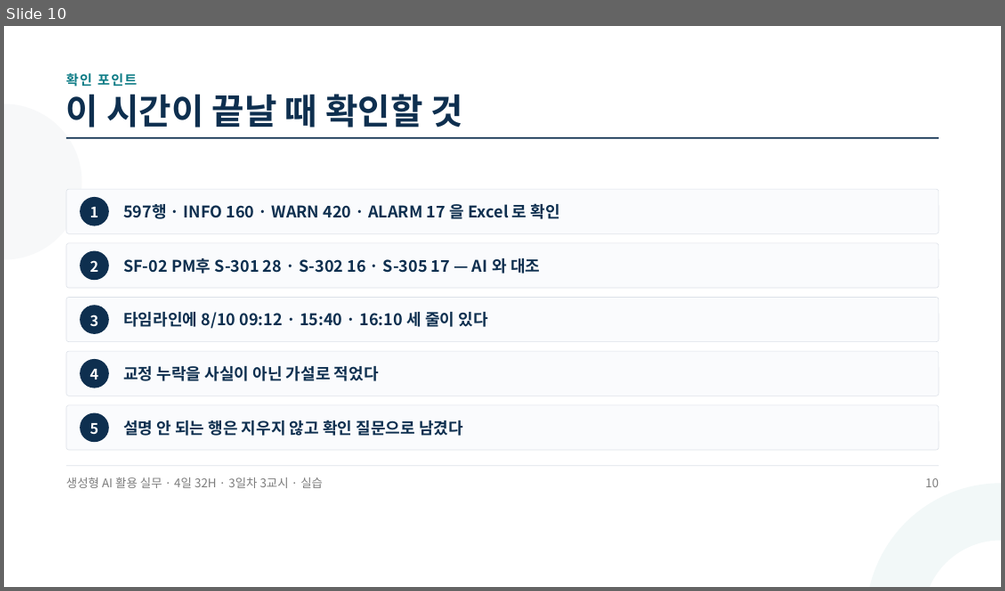
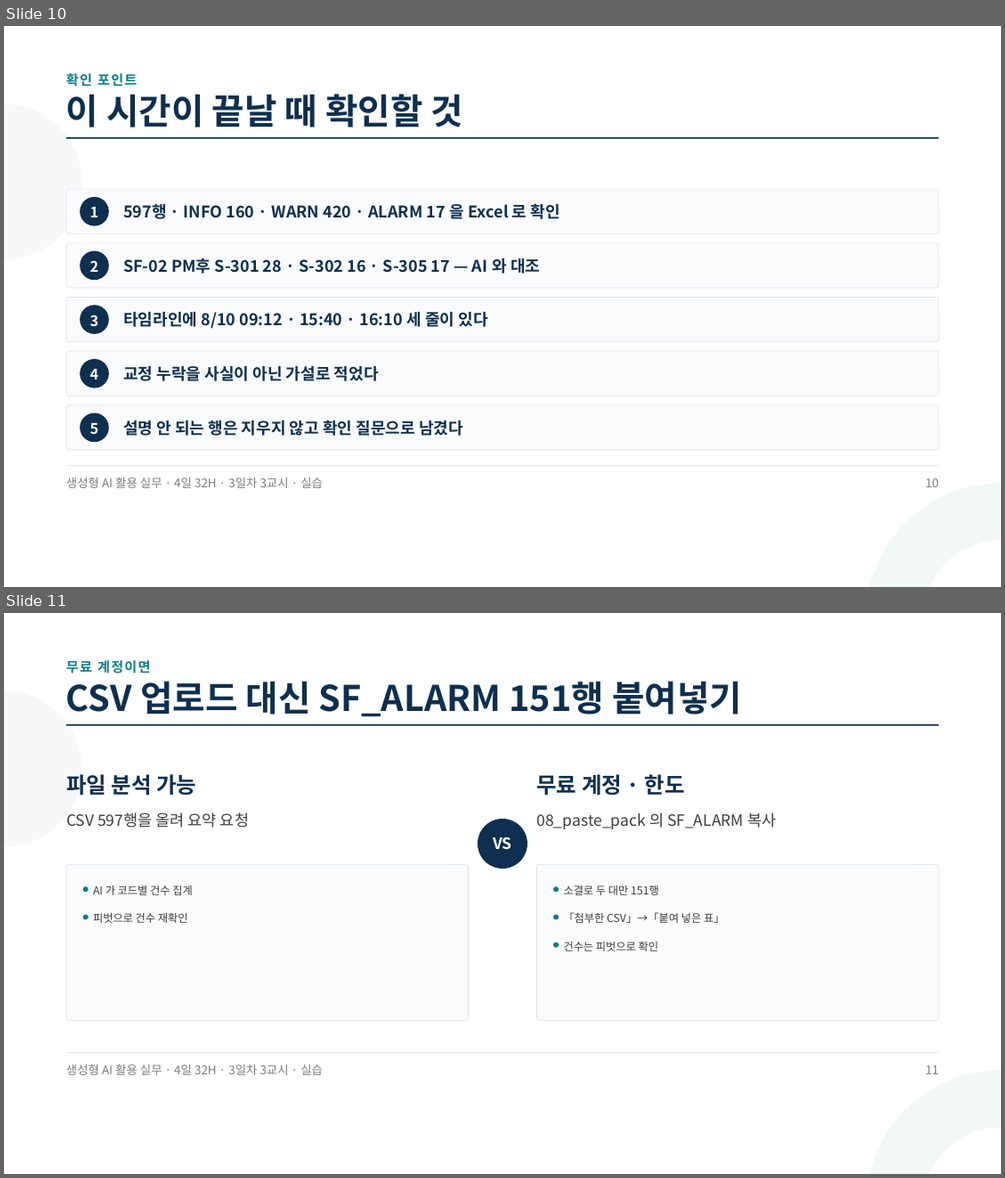
Before and after one commit to aebonlee/materials, a slide deck: knf/decks/d3p3.pptx. Shown one above the other, each under a label of ours: slide 10 before the commit, slides 10 and 11 after it. The pictures are 1005x591 and 1005x1178 pixels, drawn with LibreOffice and Linux fonts; fonts in the diff are those of the drawing. Boxes give left, top, right and bottom in pixels: in the first picture for what was removed or moved away, otherwise in the second. Text is boxed around its words. In the diff, an @@ line names an element or a change of style, - is before the commit and + after.

```diff
--- a/knf/decks/d3p3.pptx
+++ b/knf/decks/d3p3.pptx
@@ slide 11 added at (4, 613, 1001, 1174), background #FFFFFF @@
@@ text added at (66, 660, 151, 674), 19.5 pt, text #0E7C86, bold @@
+무료 계정이면
@@ ellipse added at (4, 690, 81, 846), fill #F7F8F9 @@
@@ text added at (66, 681, 742, 716), 51 pt, text #0E2F4F, bold @@
+CSV 업로드 대신 SF_ALARM 151행 붙여넣기
@@ rectangle added at (66, 724, 938, 726), fill #0E2F4F @@
@@ text added at (66, 774, 196, 795), 31.5 pt, text #0E2F4F, bold @@
+파일 분석 가능
@@ text added at (536, 774, 685, 795), 31.5 pt, text #0E2F4F, bold @@
+무료 계정 · 한도
@@ text added at (66, 812, 249, 827), 22.5 pt, text #3D3D3D @@
+CSV 597행을 올려 요약 요청
@@ ellipse added at (477, 819, 527, 868), fill #0E2F4F @@
@@ text added at (536, 812, 776, 829), 22.5 pt, text #3D3D3D @@
+08_paste_pack 의 SF_ALARM 복사
@@ text added at (493, 837, 512, 850), 22.5 pt, text #FFFFFF, bold @@
+VS
@@ rounded rectangle added at (66, 864, 468, 1020), fill #FAFBFD, outline #DCE1E8 0.75 pt @@
@@ rounded rectangle added at (537, 864, 938, 1020), fill #FAFBFD, outline #DCE1E8 0.75 pt @@
@@ ellipse added at (82, 886, 89, 892), fill #0E7C86 @@
@@ text added at (93, 885, 193, 895), 15.8 pt, text #3D3D3D @@
+AI 가 코드별 건수 집계
@@ ellipse added at (553, 886, 558, 892), fill #0E7C86 @@
@@ text added at (564, 885, 659, 895), 15.8 pt, text #3D3D3D @@
+소결로 두 대만 151행
@@ ellipse added at (82, 914, 89, 919), fill #0E7C86 @@
@@ text added at (93, 913, 188, 923), 15.8 pt, text #3D3D3D @@
+피벗으로 건수 재확인
@@ ellipse added at (553, 914, 558, 919), fill #0E7C86 @@
@@ text added at (564, 912, 725, 923), 15.8 pt, text #3D3D3D @@
+「첨부한 CSV」→「붙여 넣은 표」
@@ ellipse added at (553, 942, 558, 948), fill #0E7C86 @@
@@ text added at (564, 941, 659, 951), 15.8 pt, text #3D3D3D @@
+건수는 피벗으로 확인
@@ rectangle added at (66, 1052, 938, 1053), fill #DCE1E8 @@
@@ text added at (66, 1064, 323, 1075), 17.2 pt, text #7D7D7D @@
+생성형 AI 활용 실무 · 4일 32H · 3일차 3교시 · 실습
@@ text added at (925, 1065, 938, 1074), 17.2 pt, text #7D7D7D @@
+11
@@ ellipse added at (866, 1070, 1001, 1174), fill #F2F8F8 @@
@@ ellipse added at (923, 1127, 1001, 1174), fill #FFFFFF @@
```
Also in this commit, not shown: 6 other files.
